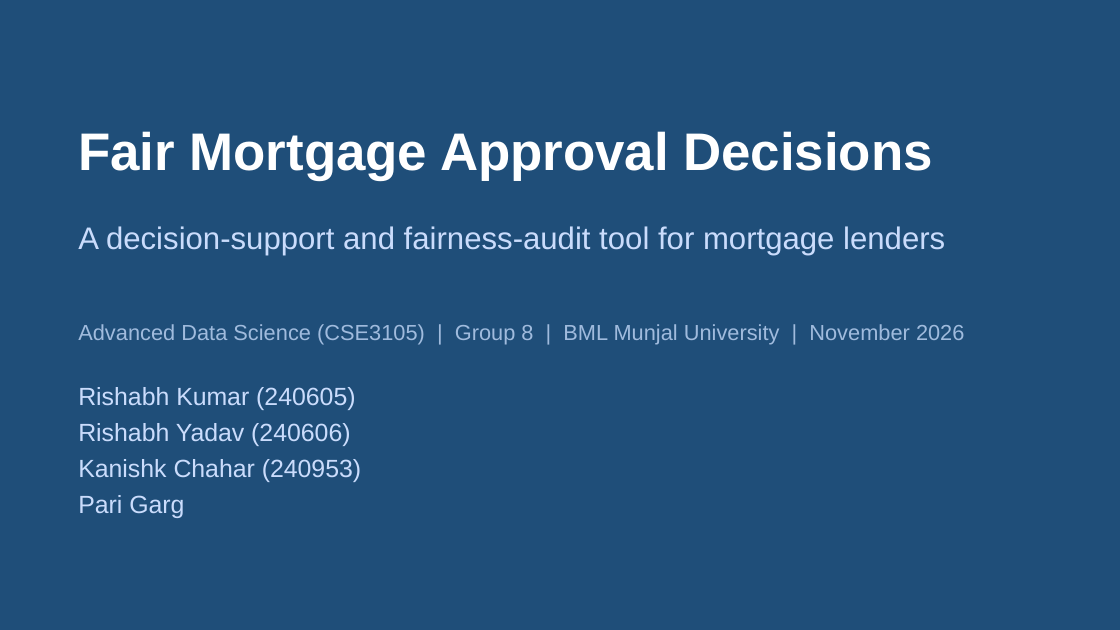
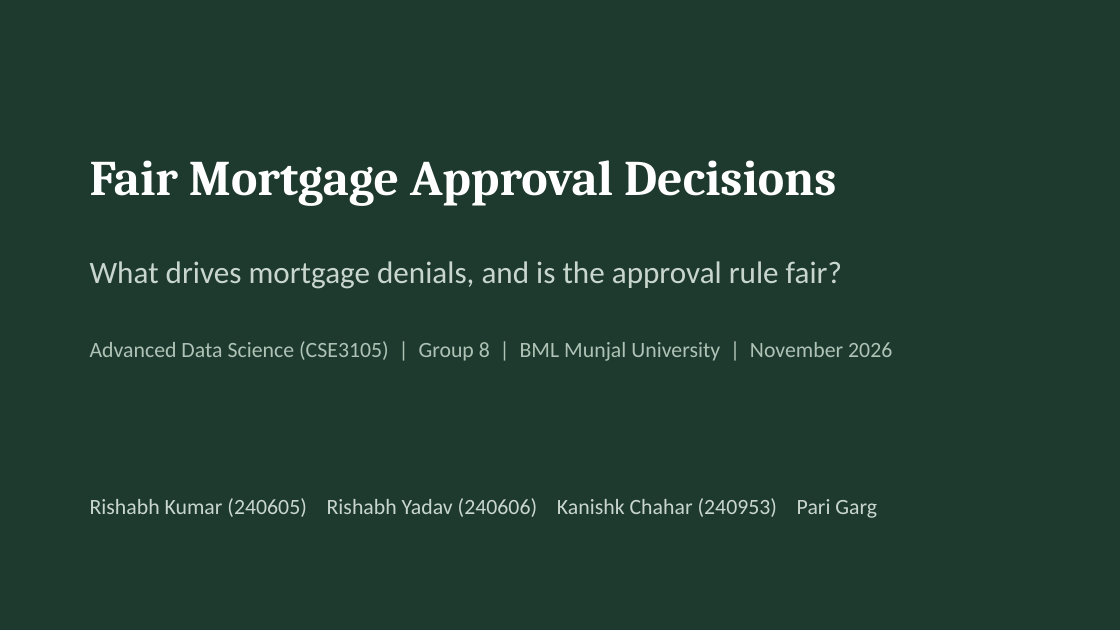
Before and after one commit to Rishhhhub/fair-mortgage-approval, a slide deck: slide 1 of deliverables/Group_8_Fair_Mortgage_Approval_Decisions_Presentation.pptx. Drawn at 1120x630 pixels with LibreOffice and Linux fonts; fonts in the diff are those of the drawing. Boxes give left, top, right and bottom in pixels: in the first picture for what was removed or moved away, otherwise in the second. Text is boxed around its words. In the diff, an @@ line names an element or a change of style, - is before the commit and + after.

```diff
--- a/deliverables/Group_8_Fair_Mortgage_Approval_Decisions_Presentation.pptx
+++ b/deliverables/Group_8_Fair_Mortgage_Approval_Decisions_Presentation.pptx
@@ background #1F4E79 to #1E3A2F @@
@@ text "Fair Mortgage Approval Decisions": place and size @@
-text "Fair Mortgage Approval Decisions" at bbox=[78, 131, 932, 181]
+text "Fair Mortgage Approval Decisions" at bbox=[90, 160, 836, 206]
@@ text "Fair Mortgage Approval Decisions" at bbox=[90, 160, 836, 206]: size 34 to 32 pt, font Arial to Cambria @@
@@ text at bbox=[90, 261, 842, 289]: text changed; font Arial to Calibri; text colour #CADCFC to #C9D6CE @@
-A decision-support and fairness-audit tool for mortgage lenders
+What drives mortgage denials, and is the approval rule fair?
@@ text "Advanced Data Science (CSE3105) | ...": place and size @@
-text "Advanced Data Science (CSE3105) | ..." at bbox=[78, 324, 964, 345]
+text "Advanced Data Science (CSE3105) | ..." at bbox=[90, 341, 892, 361]
@@ text "Advanced Data Science (CSE3105) | ..." at bbox=[90, 341, 892, 361]: font Arial to Calibri, text colour #A0BBDD to #AFC2B6 @@
@@ text at bbox=[90, 498, 877, 518]: text changed; size 16 to 14 pt; font Arial to Calibri; text colour #CADCFC to #C9D6CE @@
-Rishabh Kumar (240605)
-Rishabh Yadav (240606)
-Kanishk Chahar (240953)
-Pari Garg
+Rishabh Kumar (240605) Rishabh Yadav (240606) Kanishk Chahar (240953) Pari Garg
```
Also in this commit, not shown: 9 other slides changed, 6 slides added, 10 slides removed, 3 other files.
